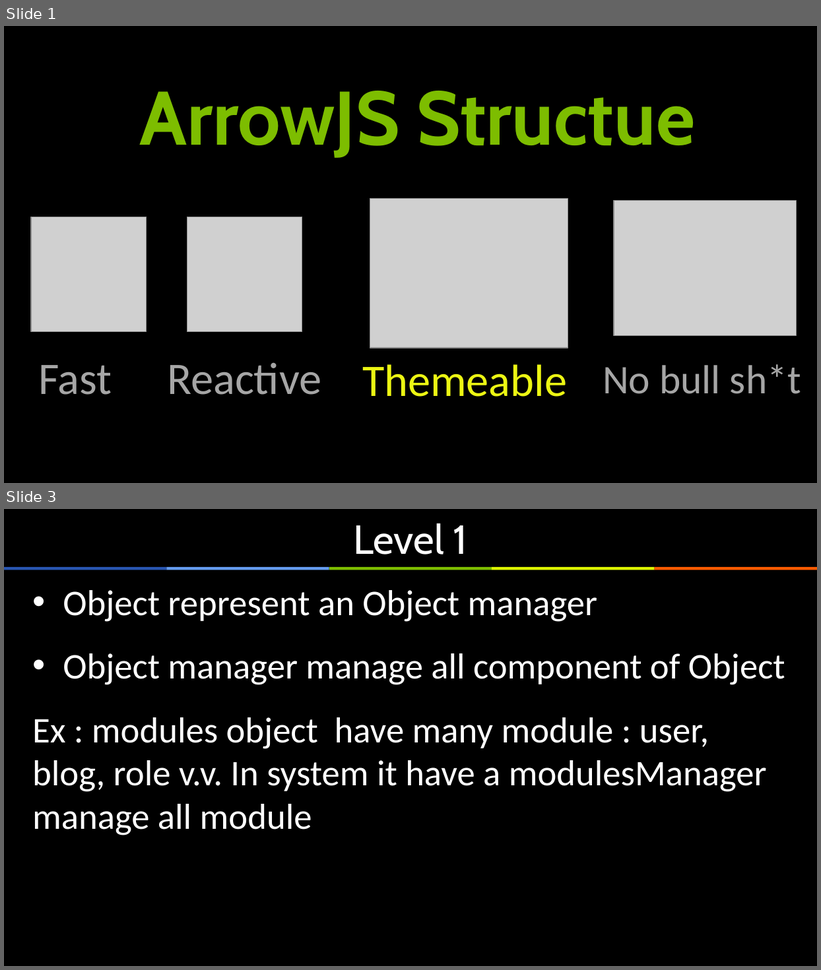
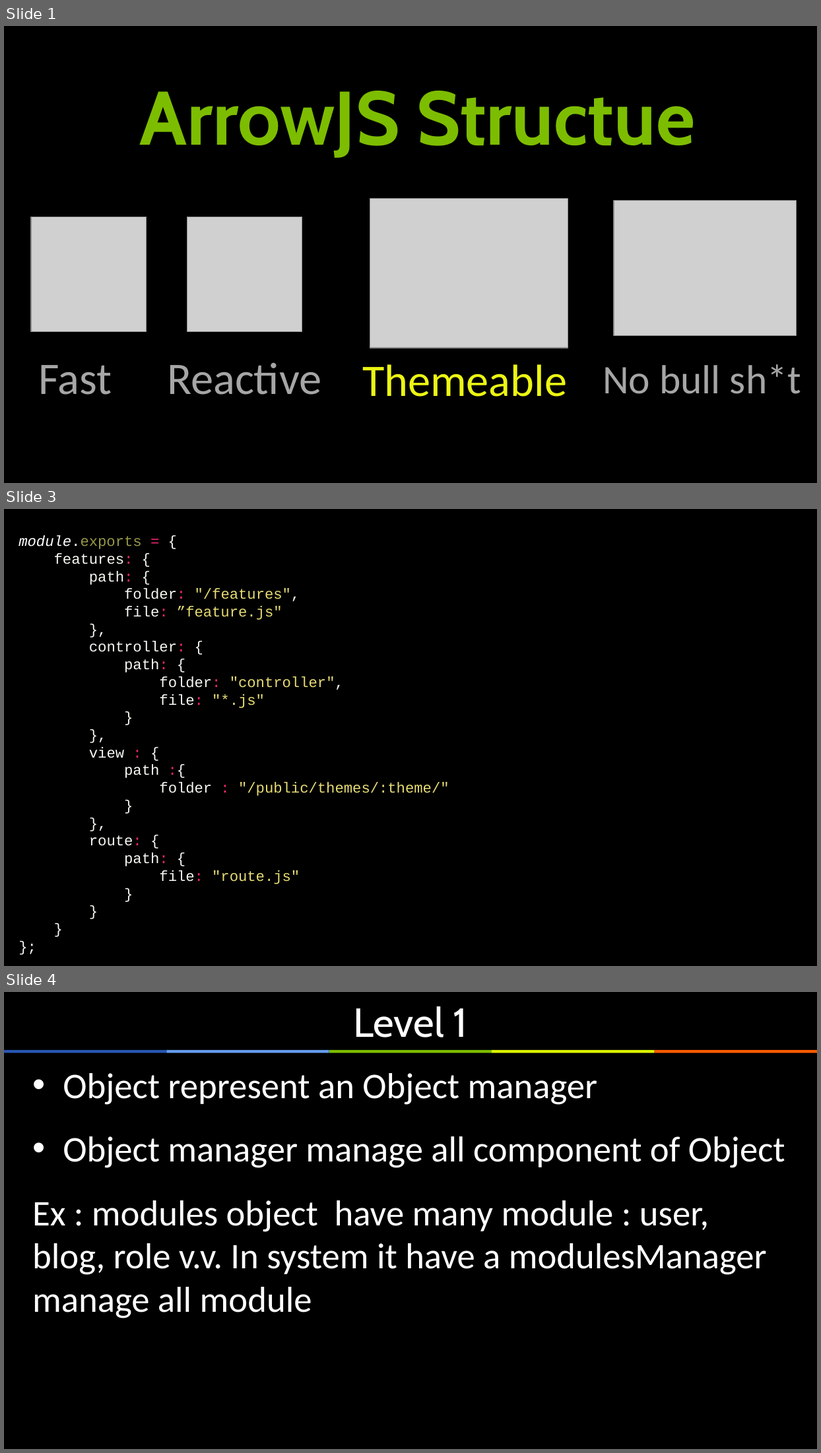
Before and after one commit to arrowjs/Documents, a slide deck: ArrowjsCMSStructure.pptx. Shown one above the other, each under a label of ours: slides 1 and 3 before the commit, slides 1, 3 and 4 after it; the slides between them are not shown. The pictures are 821x970 and 821x1453 pixels, drawn with LibreOffice and Linux fonts; fonts in the diff are those of the drawing; grey boxes stand for pictures. Boxes give left, top, right and bottom in pixels: in the first picture for what was removed or moved away, otherwise in the second. Text is boxed around its words. In the diff, an @@ line names an element or a change of style, - is before the commit and + after.

```diff
--- a/ArrowjsCMSStructure.pptx
+++ b/ArrowjsCMSStructure.pptx
@@ slide 3 added at (4, 509, 817, 966), background #000000 @@
@@ text added at (19, 535, 450, 885), 13 pt, text #F8F8F2 @@
+module.exports = {
+features: {
+path: {
+folder: "/features",
+file: ”feature.js"
+},
+controller: {
+path: {
+folder: "controller",
+file: "*.js"
+}
+},
+view : {
+path :{
+folder : "/public/themes/:theme/"
+}
+},
+route: {
+path: {
+file: "route.js"
+}
+}
+}
+};
@@ what was slide 3 is now slide 4 @@
```
Also in this commit, not shown: 1 slide changed, 1 other file.
